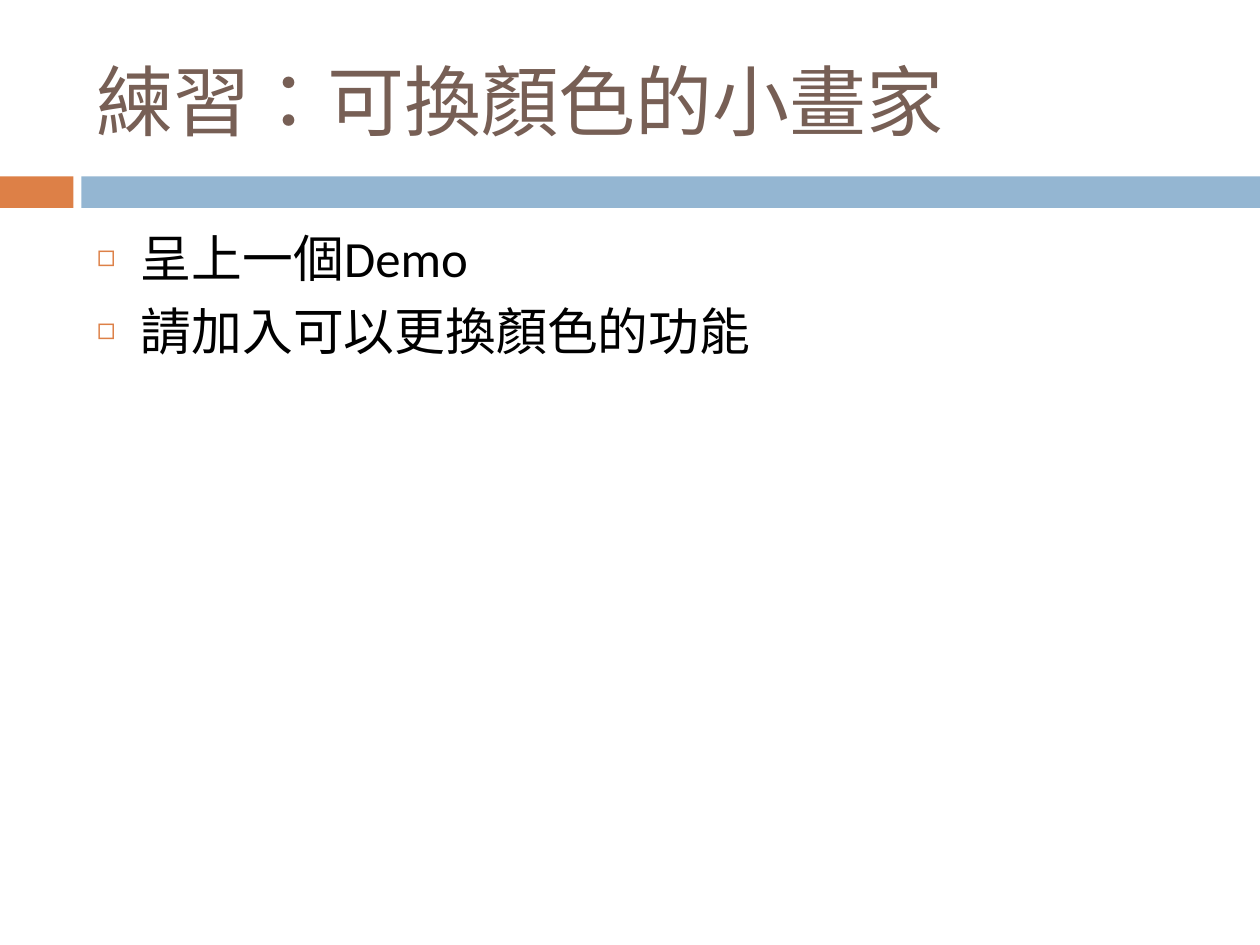
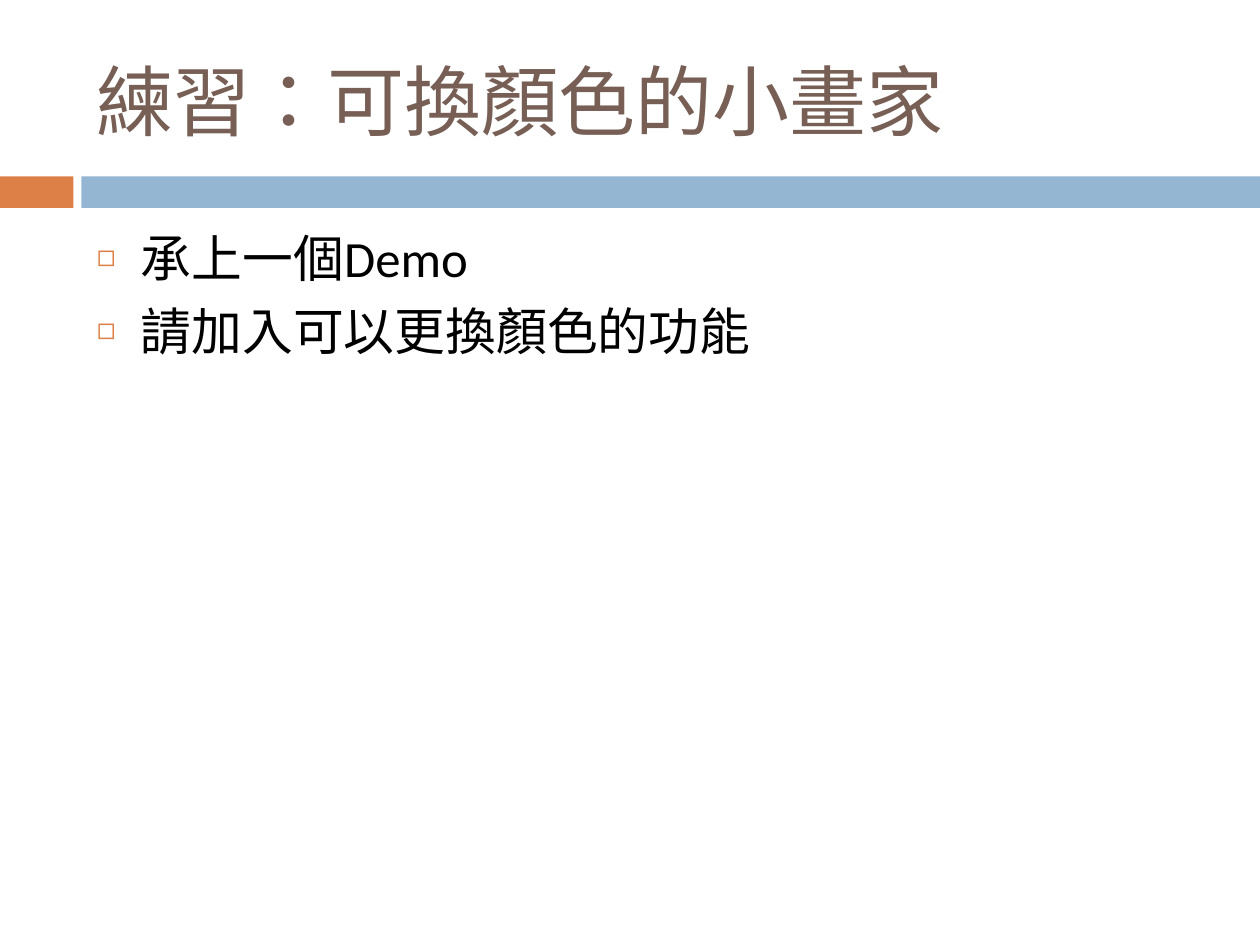
Before and after one commit to maloyang/csu_2022_01_smart_phone_app, a slide deck: slide 7 of w05/W05.pptx. Drawn at 1260x945 pixels with LibreOffice and Linux fonts; fonts in the diff are those of the drawing. Boxes give left, top, right and bottom in pixels: in the first picture for what was removed or moved away, otherwise in the second. Text is boxed around its words. In the diff, an @@ line names an element or a change of style, - is before the commit and + after.

```diff
--- a/w05/W05.pptx
+++ b/w05/W05.pptx
@@ text at box(141, 234, 468, 281): text changed @@
-◻ 呈上一個Demo
+◻ 承上一個Demo
```
Also in this commit, not shown: 1 other slide changed, 2 other files.
